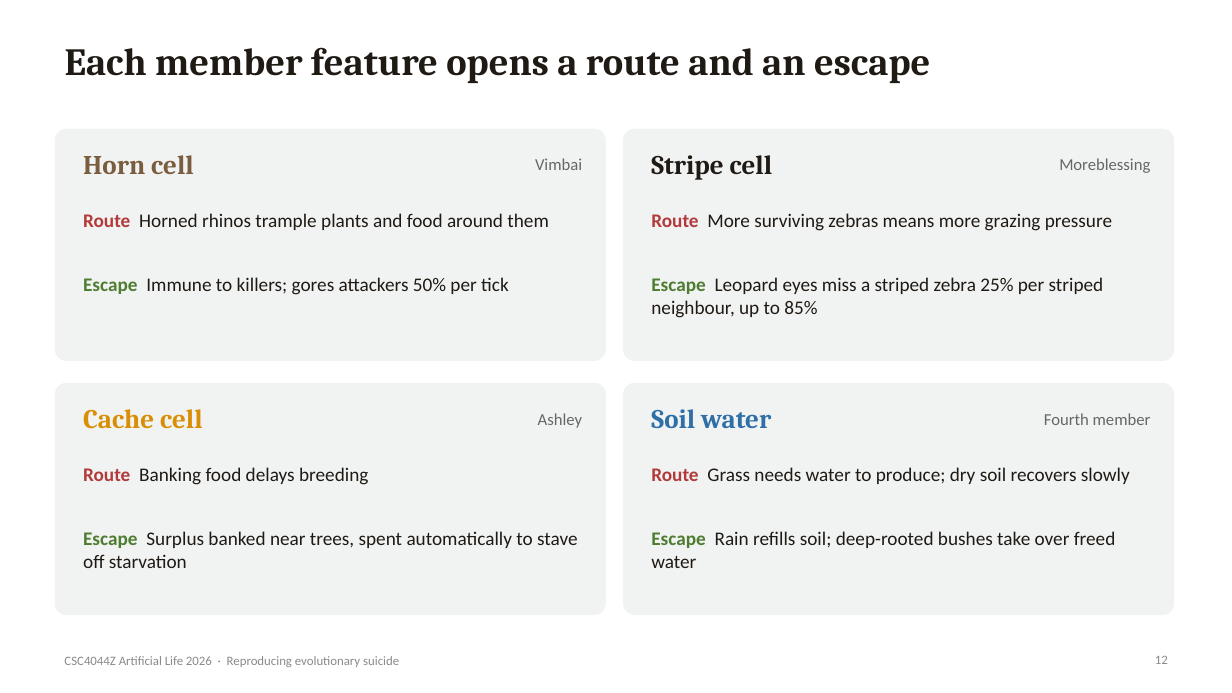
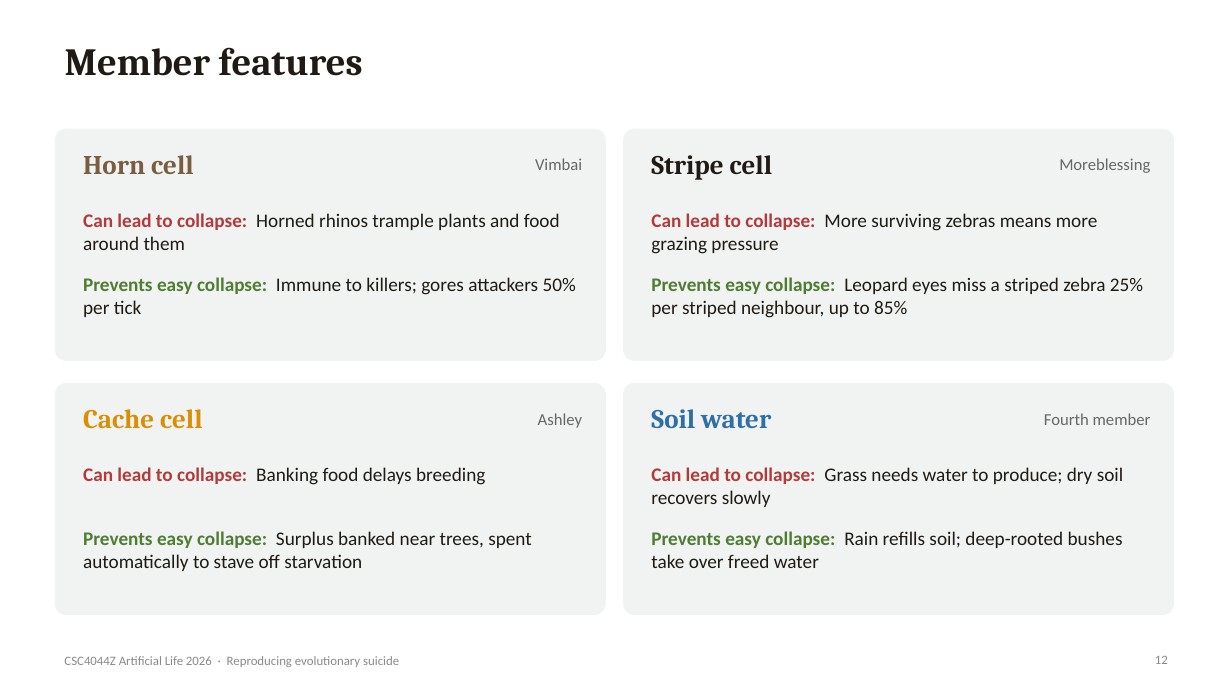
Before and after one commit to Tjeludo/LifeEngine, a slide deck: slide 12 of presentation/Evolutionary-Suicide-LifeEngine.pptx. Drawn at 1232x693 pixels with LibreOffice and Linux fonts; fonts in the diff are those of the drawing. Boxes give left, top, right and bottom in pixels: in the first picture for what was removed or moved away, otherwise in the second. Text is boxed around its words. In the diff, an @@ line names an element or a change of style, - is before the commit and + after.

Commit message:
Rewrite report and slides for clarity; tidy deck build script
Report reorganised into introduction, species, base engine and modified
engine sections with the verdict after the evidence. Slide titles made
descriptive. Deck build no longer depends on an external theme helper.

```diff
--- a/presentation/Evolutionary-Suicide-LifeEngine.pptx
+++ b/presentation/Evolutionary-Suicide-LifeEngine.pptx
@@ title at [65, 47, 363, 76]: text changed @@
-Each member feature opens a route and an escape
+Member features
@@ text at [83, 213, 560, 250]: text changed @@
-Route Horned rhinos trample plants and food around them
+Can lead to collapse: Horned rhinos trample plants and food around them
@@ text at [651, 213, 1098, 254]: text changed @@
-Route More surviving zebras means more grazing pressure
+Can lead to collapse: More surviving zebras means more grazing pressure
@@ text at [83, 277, 576, 317]: text changed @@
-Escape Immune to killers; gores attackers 50% per tick
+Prevents easy collapse: Immune to killers; gores attackers 50% per tick
@@ text at [651, 277, 1143, 318]: text changed @@
-Escape Leopard eyes miss a striped zebra 25% per striped neighbour, up to 85%
+Prevents easy collapse: Leopard eyes miss a striped zebra 25% per striped neighbour, up to 85%
@@ text at [83, 467, 485, 485]: text changed @@
-Route Banking food delays breeding
+Can lead to collapse: Banking food delays breeding
@@ text at [651, 467, 1123, 507]: text changed @@
-Route Grass needs water to produce; dry soil recovers slowly
+Can lead to collapse: Grass needs water to produce; dry soil recovers slowly
@@ text at [83, 531, 532, 571]: text changed @@
-Escape Surplus banked near trees, spent automatically to stave off starvation
+Prevents easy collapse: Surplus banked near trees, spent automatically to stave off starvation
@@ text at [651, 531, 1123, 568]: text changed @@
-Escape Rain refills soil; deep-rooted bushes take over freed water
+Prevents easy collapse: Rain refills soil; deep-rooted bushes take over freed water
```
Also in this commit, not shown: 19 other slides changed, 1 slide added, 1 slide removed, 3 other files.
